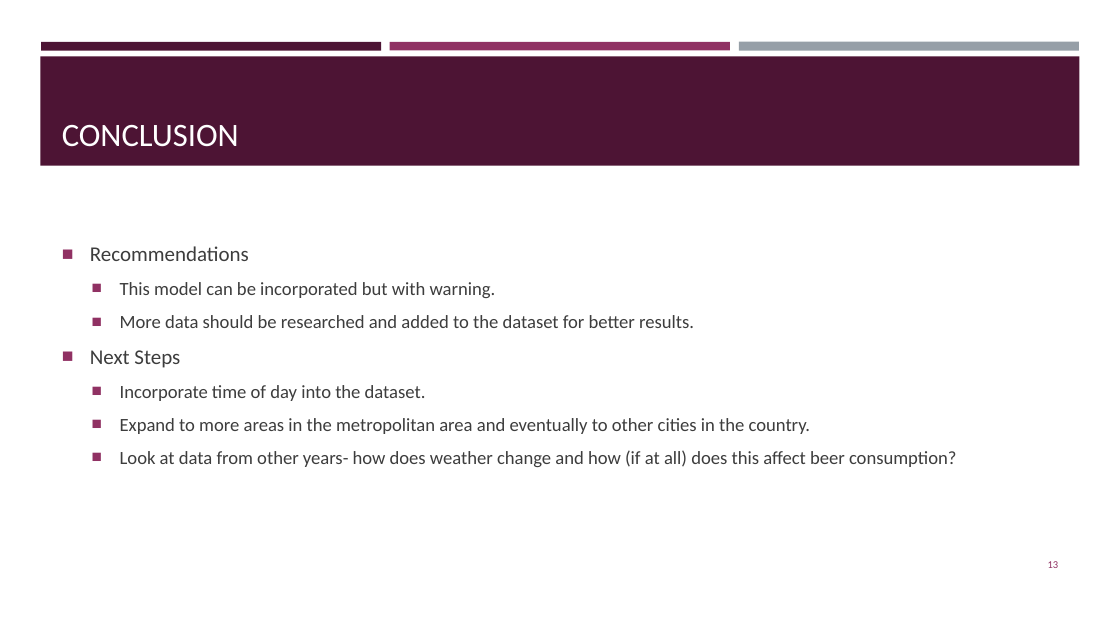
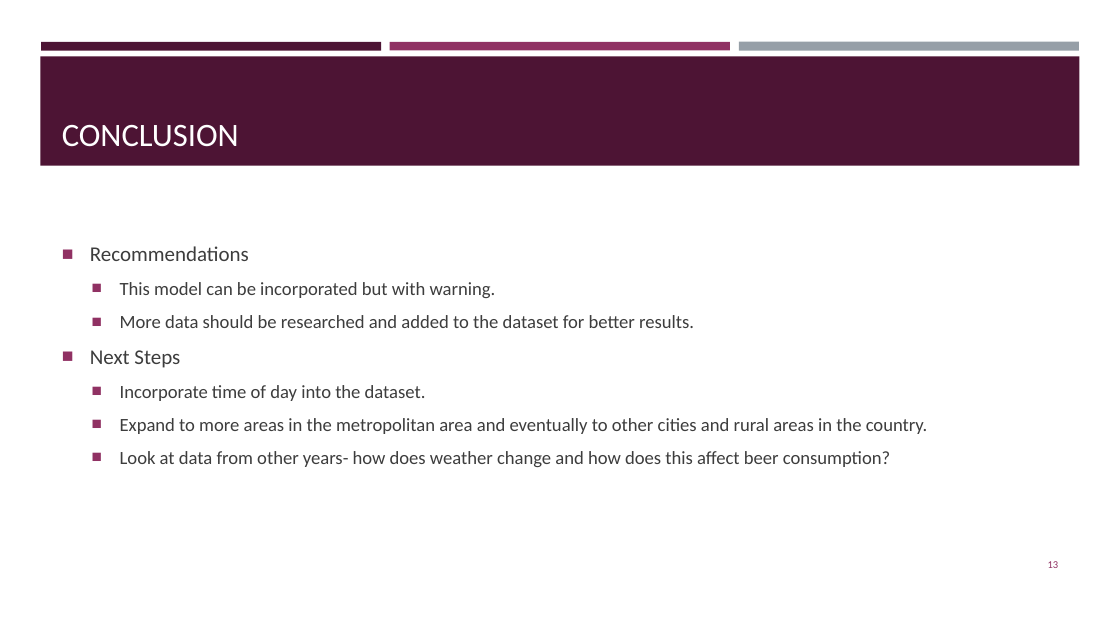
Before and after one commit to devonoregan/devon_oregan_final_part4_project, a slide deck: slide 13 of part4.pptx. Drawn at 1120x630 pixels with LibreOffice and Linux fonts; fonts in the diff are those of the drawing. Boxes give left, top, right and bottom in pixels: in the first picture for what was removed or moved away, otherwise in the second. Text is boxed around its words. In the diff, an @@ line names an element or a change of style, - is before the commit and + after.

Commit message:
Update pptx presentation file.

```diff
--- a/part4.pptx
+++ b/part4.pptx
@@ text at (x1=120, y1=418, x2=928, y2=467): text changed @@
-  ■ Expand to more areas in the metropolitan area and eventually to other cities in the country.
-  ■ Look at data from other years- how does weather change and how (if at all) does this affect beer consumption?
+  ■ Expand to more areas in the metropolitan area and eventually to other cities and rural areas in the country.
+  ■ Look at data from other years- how does weather change and how does this affect beer consumption?
```
Also in this commit, not shown: 1 other slide changed.
